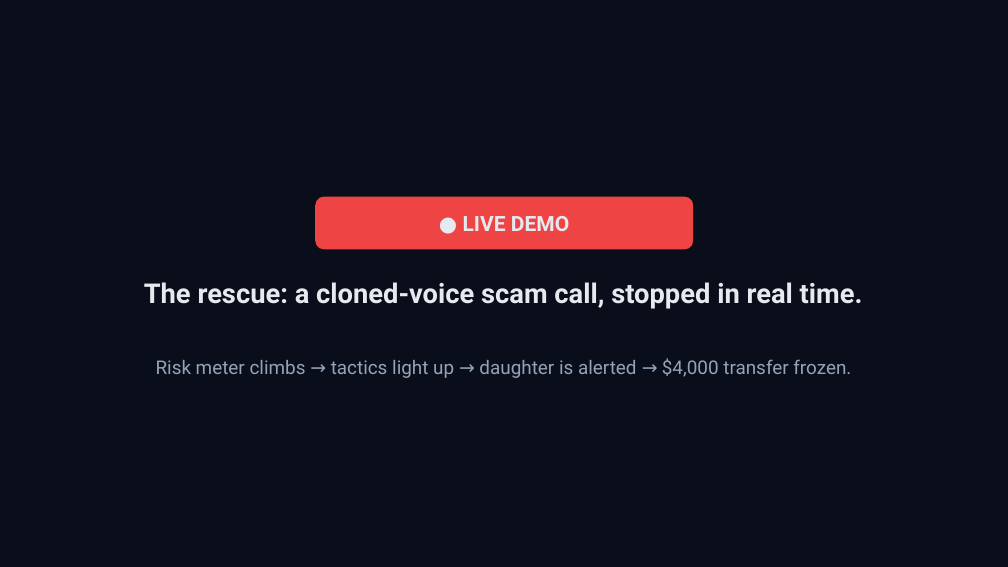
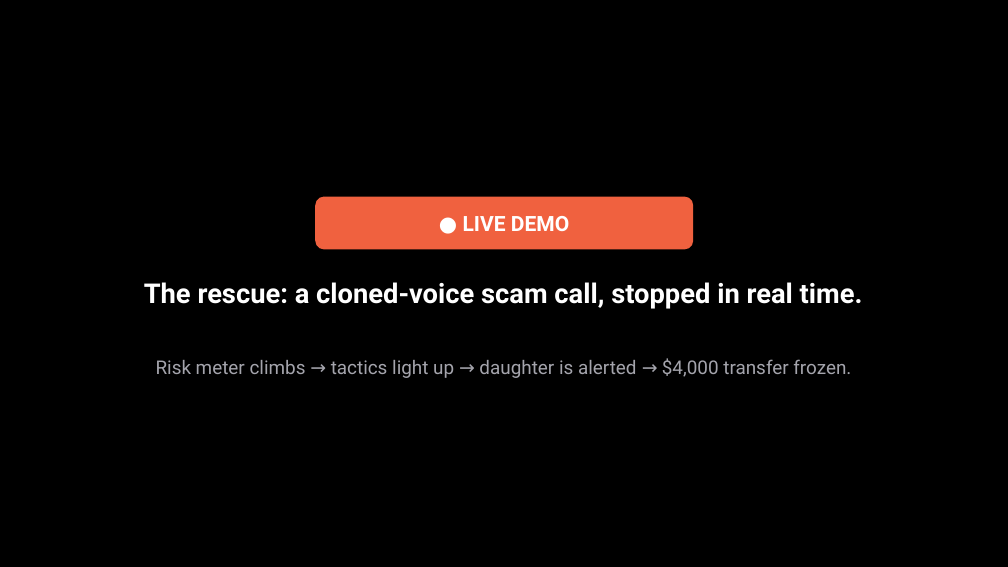
Before and after one commit to TUMO-MOGAME/Beyond-Tomorrow-Summit-AI-Future-Tech-Ecosystem-, a slide deck: slide 7 of docs/Aegis_Pitch_Deck.pptx. Drawn at 1008x567 pixels with LibreOffice and Linux fonts; fonts in the diff are those of the drawing. Boxes give left, top, right and bottom in pixels: in the first picture for what was removed or moved away, otherwise in the second. Text is boxed around its words. In the diff, an @@ line names an element or a change of style, - is before the commit and + after.

```diff
--- a/docs/Aegis_Pitch_Deck.pptx
+++ b/docs/Aegis_Pitch_Deck.pptx
@@ rectangle at (0, 0, 1008, 567): fill #0A0E1A to #000000 @@
@@ rounded rectangle "● LIVE DEMO" at (315, 197, 693, 250): text colour #E5E9F0 to #FFFFFF; fill #EF4444 to #F0613F @@
@@ text "The rescue: a cloned-voice scam ..." at (144, 282, 863, 309): text colour #E5E9F0 to #FFFFFF @@
@@ text "Risk meter climbs → tactics ..." at (156, 358, 851, 378): text colour #94A3B8 to #A4A4AC @@
```
Also in this commit, not shown: 9 other slides changed, 15 other files.
